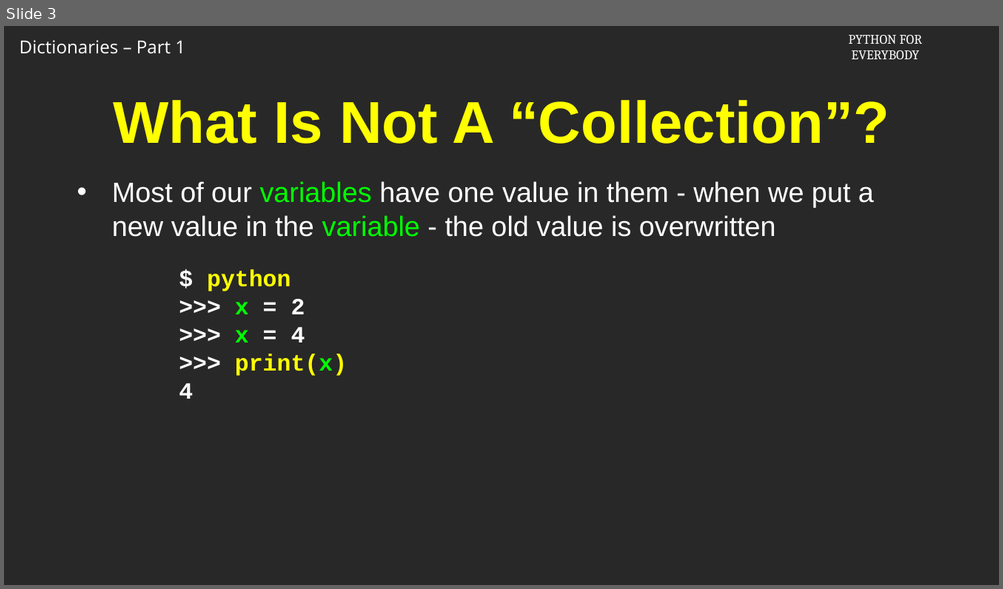
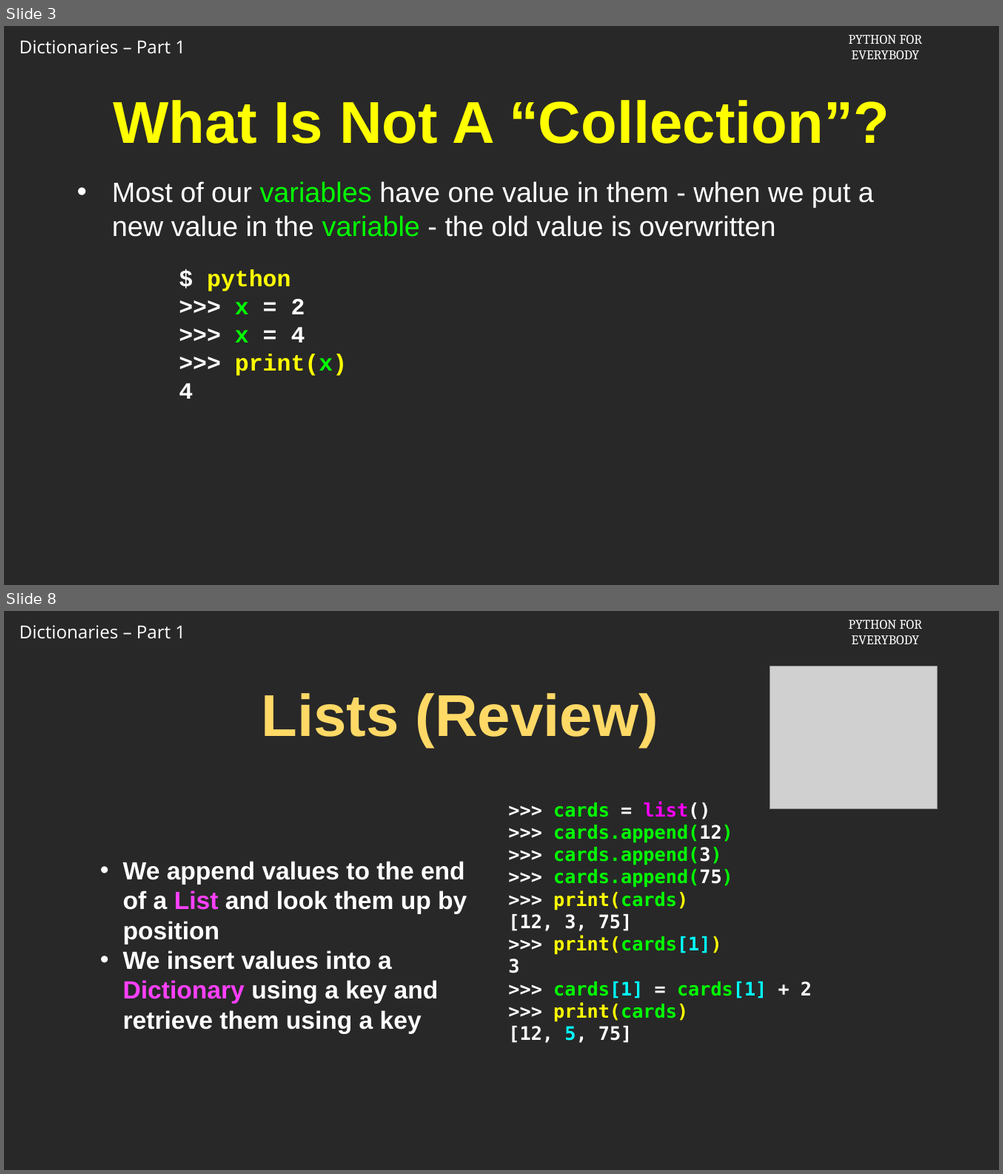
Before and after one commit to csev/py4e, a slide deck: cai/redo-2024/Slides/09-01-python4e.04.113016.pptx. Shown one above the other, each under a label of ours: slide 3 before the commit, slides 3 and 8 after it; the slides between them are not shown. The pictures are 1003x589 and 1003x1174 pixels, drawn with LibreOffice and Linux fonts; fonts in the diff are those of the drawing; grey boxes stand for pictures; background and template pictures are left out. Boxes give left, top, right and bottom in pixels: in the first picture for what was removed or moved away, otherwise in the second. Text is boxed around its words. In the diff, an @@ line names an element or a change of style, - is before the commit and + after.

```diff
--- a/cai/redo-2024/Slides/09-01-python4e.04.113016.pptx
+++ b/cai/redo-2024/Slides/09-01-python4e.04.113016.pptx
@@ slide 8 added at (4,611,999,1170), background picture (left out); not listed: 2 template elements that a slide beside it also shows @@
@@ picture added at (769,667,936,809) @@
@@ title added at (262,693,658,747), 76 pt, text #FFD966, bold @@
+Lists (Review)
@@ text added at (508,801,811,1043), 24 pt, text #00FF00, bold @@
+>>> cards = list()
+>>> cards.append(12)
+>>> cards.append(3)
+>>> cards.append(75)
+>>> print(cards)
+[12, 3, 75]
+>>> print(cards[1])
+3
+>>> cards[1] = cards[1] + 2
+>>> print(cards)
+[12, 5, 75]
@@ text added at (123,861,466,1034), 32 pt, text #FFFFFF, bold @@
+• We append values to the end of a List and look them up by position
+• We insert values into a Dictionary using a key and retrieve them using a key
```
Also in this commit, not shown: 5 slides changed, 3 other slides added, 2 slides removed, 6 other files.
